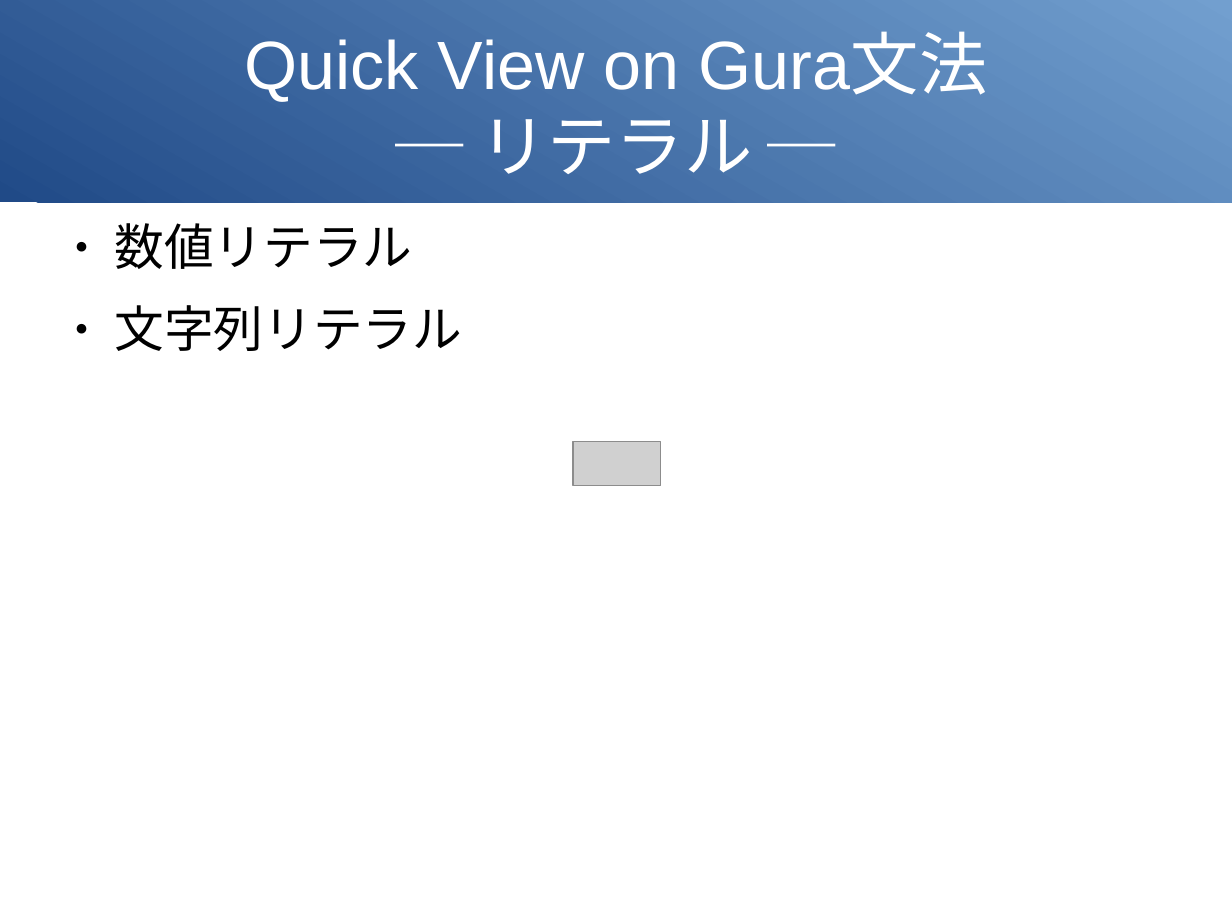
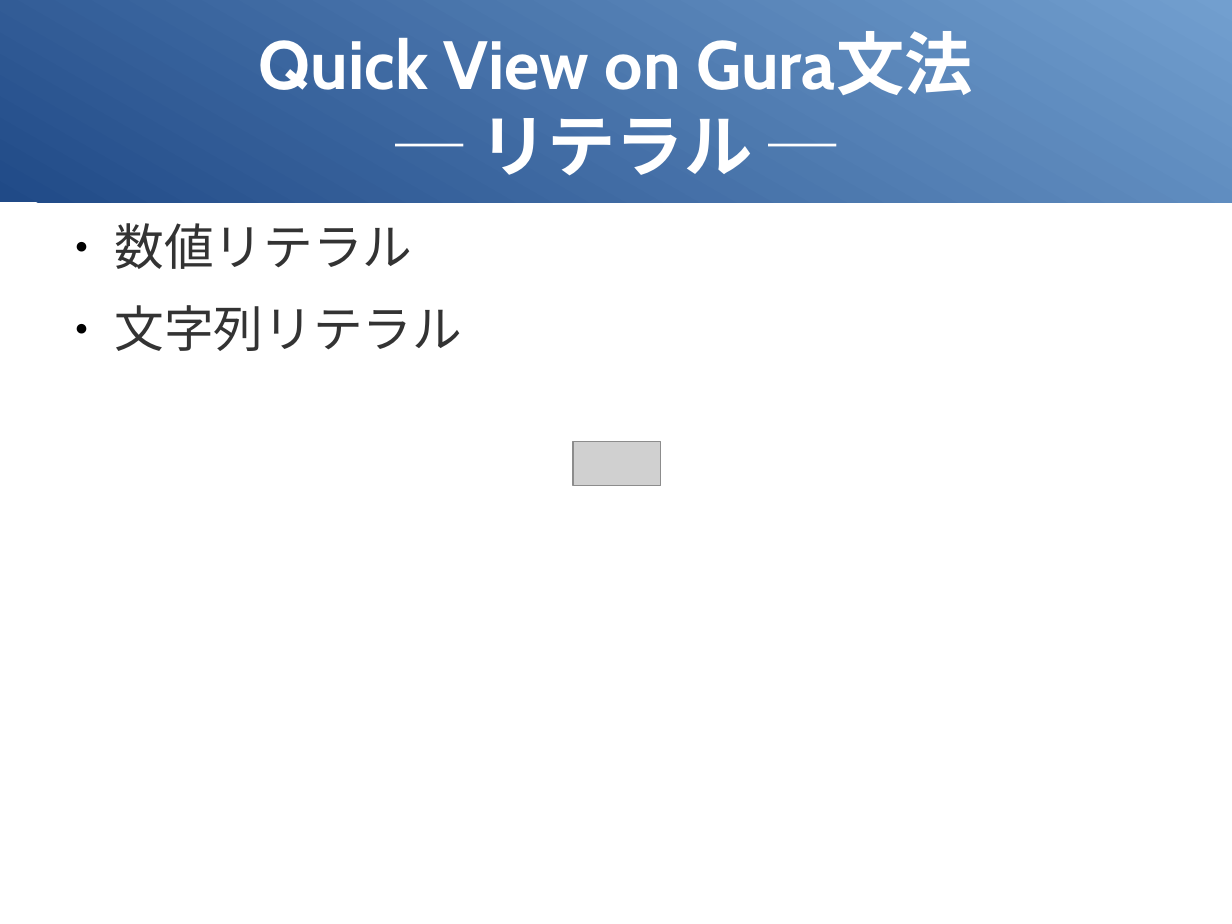
Before and after one commit to gura-lang/gura-doc, a slide deck: slide 5 of presentation/gura-intro.odp. Drawn at 1232x924 pixels with LibreOffice and Linux fonts; fonts in the diff are those of the drawing; grey boxes stand for pictures. Boxes give left, top, right and bottom in pixels: in the first picture for what was removed or moved away, otherwise in the second. Text is boxed around its words. In the diff, an @@ line names an element or a change of style, - is before the commit and + after.

```diff
--- a/presentation/gura-intro.odp
+++ b/presentation/gura-intro.odp
@@ title "Quick View on Gura文法 ─ ..." at (259,31,973,176): font Arial to Cabin, bold on @@
@@ text "数値リテラル" at (114,223,462,351): font Arial to Cabin, text colour #000000 to #333333 @@
```
Also in this commit, not shown: 13 other slides changed, 1 slide added, 1 slide removed, 1 other file.
